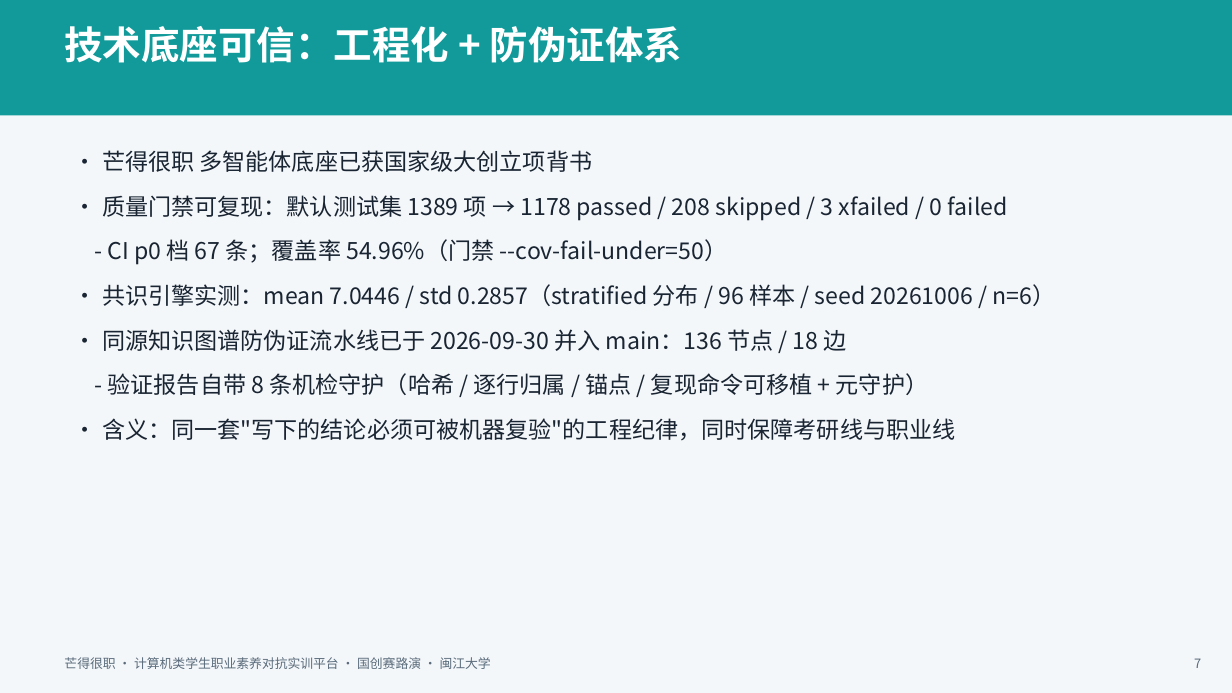
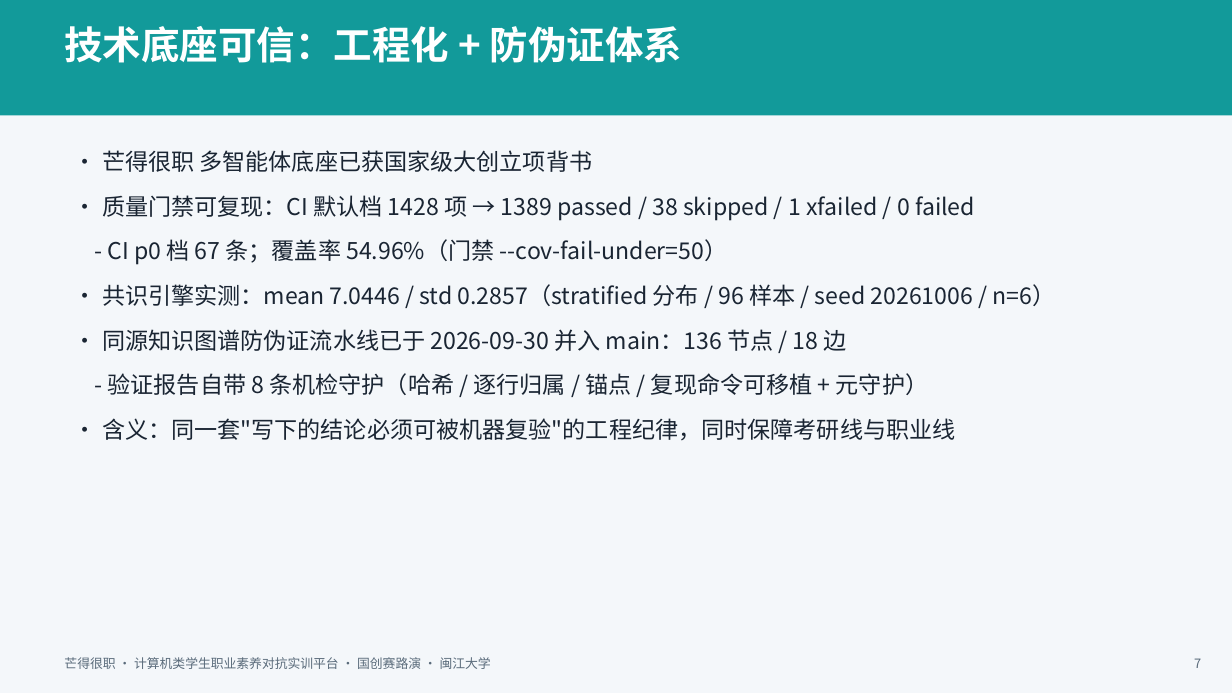
Before and after one commit to TrueFurina/MARS-408, a slide deck: slide 7 of deliverables/芒得很职-国创赛路演PPT-5分钟黄金路径.pptx. Drawn at 1232x693 pixels with LibreOffice and Linux fonts; fonts in the diff are those of the drawing. Boxes give left, top, right and bottom in pixels: in the first picture for what was removed or moved away, otherwise in the second. Text is boxed around its words. In the diff, an @@ line names an element or a change of style, - is before the commit and + after.

Commit message:
docs(国创赛): 提前批量执行交付包数字对齐（测试数/API/覆盖率口径收敛）
- submission/ + 证据页 + PPT 生成器：测试数统一为 CI 默认档 1428 项(1436 collected, deselect 8) -> 1389 passed / 38 skipped / 1 xfailed / 0 failed
- 认证覆盖率 94.65%->94.67%(231/244)；API 端点 243/226->244/227
- PPT 禁用清单补 1178；两份 PPT 重生成烘焙新口径
- 根事实卡 AGENTS.md 收敛到 CI 权威测试数(消除 1177/227 误导)
- 顺带纳入 status.py / LandingView.vue 既有对齐修复(硬编码幻影数->本分支真值)
- 覆盖率 54.96% 与 CI p0 档 67 条保留待 CI 复算核验

```diff
--- a/deliverables/芒得很职-国创赛路演PPT-5分钟黄金路径.pptx
+++ b/deliverables/芒得很职-国创赛路演PPT-5分钟黄金路径.pptx
@@ text at (102, 195, 975, 220): text changed @@
-• 质量门禁可复现：默认测试集 1389 项 → 1178 passed / 208 skipped / 3 xfailed / 0 failed
+• 质量门禁可复现：CI 默认档 1428 项 → 1389 passed / 38 skipped / 1 xfailed / 0 failed
```
Also in this commit, not shown: 1 other slide changed, 12 other files.
